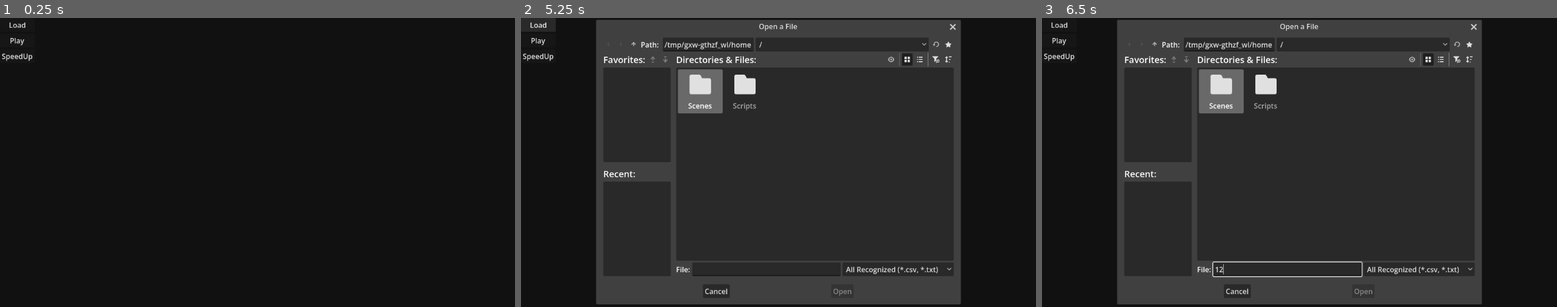
Above: before the commit, frames 1-3 (left to right).
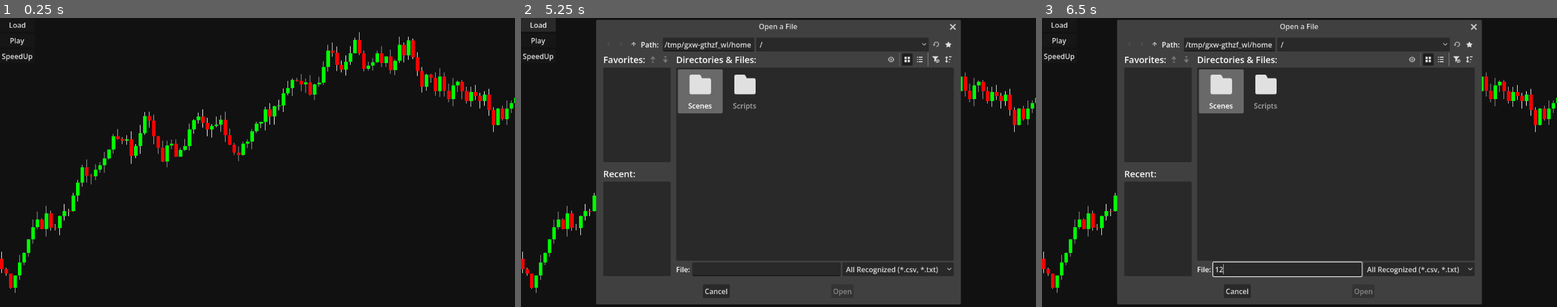
Above: after the commit, the same moments.

Repository: Bupalaoye/SuperTrader
Game: Godot game, scene res://Scenes/MainScene.tscn
The game is run twice, just before and just after one commit, with the same random seed, the same clock (stepped at 60 frames per second) and the same inputs.
Inputs (mouse positions are in pixels of both pictures, inside the frame that each line leads up to):
- Up to frame 1 (0.25 s): no input
- Up to frame 2 (5.25 s): click "Play" at 0.5 s; click "Play" at 1.25 s; click "SpeedUp" at 2 s; click "SpeedUp" at 2.75 s; click "Play" at 3.5 s; click "SpeedUp" at 4.25 s; click "Load" at 5 s
- Up to frame 3 (6.5 s): click (1289, 269) at 5.77 s; type "12" at 5.85 s

The runs differ from the first frame. In frame 1, 3.4% of the frame differs, in the area x 0-100%, y 4-96%; in frame 2, 1.1%; in frame 3, 1.1%.

Commit message:
add cross hair

Diff:
--- a/Scenes/MainScene.tscn
+++ b/Scenes/MainScene.tscn
@@ -2,6 +2,7 @@
 
 [ext_resource type="Script" uid="uid://bvrqqkrsakca8" path="res://Scripts/KLineChart.gd" id="1_hpc76"]
 [ext_resource type="Script" uid="uid://cqi6nn2gngrpy" path="res://Scripts/GameController.gd" id="1_tr2i4"]
+[ext_resource type="Script" uid="uid://dcaj4luvcf85b" path="res://Scripts/CrosshairOverlay.gd" id="3_nhkr4"]
 
 [node name="StatsStation" type="Control" unique_id=99667446]
 layout_mode = 3
@@ -23,6 +24,16 @@
 grow_horizontal = 2
 grow_vertical = 2
 script = ExtResource("1_hpc76")
+
+[node name="CrosshairOverlay" type="Control" parent="KLineChart" unique_id=1113313176]
+layout_mode = 1
+anchors_preset = 15
+anchor_right = 1.0
+anchor_bottom = 1.0
+grow_horizontal = 2
+grow_vertical = 2
+mouse_filter = 2
+script = ExtResource("3_nhkr4")
 
 [node name="FileDialog" type="FileDialog" parent="." unique_id=417778728]
 unique_name_in_owner = true
--- /dev/null
+++ b/Scripts/CrosshairOverlay.gd
@@ -0,0 +1,43 @@
+extends Control
+class_name CrosshairOverlay
+
+# --- 内部状态 ---
+var _mouse_pos: Vector2 = Vector2.ZERO
+var _is_active: bool = false
+
+func _ready():
+	# 关键设置：忽略鼠标事件，让事件穿透到底下的 KLineChart
+	mouse_filter = MouseFilter.MOUSE_FILTER_IGNORE
+
+func _draw():
+	# 如果没激活，什么都不画
+	if not _is_active:
+		return
+
+	var rect = get_rect()
+
+	# 定义十字线颜色 (仿 MT4 灰色虚线风格，用实线代替即可，性能更好)
+	var line_color = Color(0.6, 0.6, 0.6, 0.8)
+	var line_width = 1.0
+
+	# 1. 绘制垂直线 (时间轴)
+	# 从顶部到底部，X坐标不变
+	draw_line(Vector2(_mouse_pos.x, 0), Vector2(_mouse_pos.x, rect.size.y), line_color, line_width)
+
+	# 2. 绘制水平线 (价格轴)
+	# 从左侧到右侧，Y坐标不变
+	draw_line(Vector2(0, _mouse_pos.y), Vector2(rect.size.x, _mouse_pos.y), line_color, line_width)
+
+# --- 外部调用接口 ---
+
+# 更新光标位置并重绘
+# 注意：这里只负责接收像素坐标，不负责计算价格/时间（那是第二阶段的事）
+func update_crosshair(mouse_pixel_pos: Vector2):
+	_mouse_pos = mouse_pixel_pos
+	queue_redraw() # 只重绘这一层，不影响 K 线
+
+# 设置显隐状态
+func set_active(active: bool):
+	_is_active = active
+	visible = active # 这一层平时可以直接隐藏
+	queue_redraw()
--- a/Scripts/KLineChart.gd
+++ b/Scripts/KLineChart.gd
@@ -1,14 +1,25 @@
 extends Control
 class_name KLineChart
+
+# --- 状态机定义 (第一阶段核心) ---
+enum Mode {
+	NONE,       # 默认状态
+	DRAG_VIEW,  # 拖拽视图平移
+	CROSSHAIR,  # 十字光标模式
+	MEASURE     # 量尺测量模式
+}
 
 # --- 配置参数 ---
 @export_group("Visual Settings")
 @export var candle_width: float = 8.0
 @export var spacing: float = 2.0
-@export var bull_color: Color = Color.hex(0x00FF00FF) # 涨 (绿)
-@export var bear_color: Color = Color.hex(0xFF0000FF) # 跌 (红)
+@export var bull_color: Color = Color.hex(0x00FF00FF)
+@export var bear_color: Color = Color.hex(0xFF0000FF)
 @export var wick_color: Color = Color.WHITE
 @export var bg_color: Color = Color.hex(0x111111FF)
+
+# --- 节点引用 ---
+var _overlay: CrosshairOverlay # 引用子节点
 
 # --- 数据存储 ---
 var _all_candles: Array = []
@@ -21,155 +32,185 @@
 var _price_range: float = 1.0
 
 # --- 交互状态 ---
-var _is_dragging: bool = false
+var _current_mode: Mode = Mode.NONE # 单源真理
 var _drag_start_x: float = 0.0
 var _drag_start_index: int = 0
+var _zoom_speed: float = 1.0
 
 func _ready():
-	_end_index = -1
+	# 1. 初始化覆盖层 (架构分层)
+	_setup_overlay()
+
+	# 2. 初始化数据
+	_generate_test_data()
+	_end_index = _all_candles.size() - 1
+
+# 动态创建 Overlay 节点，确保“分层”架构落地
+func _setup_overlay():
+	_overlay = CrosshairOverlay.new()
+	_overlay.name = "CrosshairOverlay"
+	# 让覆盖层撑满整个图表
+	_overlay.layout_mode = 1 # Anchors Preset: Full Rect
+	_overlay.set_anchors_preset(Control.PRESET_FULL_RECT)
+	add_child(_overlay)
+	# 初始状态设为关闭
+	_overlay.set_active(false)
 
 func _draw():
-	# 1. 绘制背景
 	draw_rect(Rect2(Vector2.ZERO, size), bg_color)
 
 	if _all_candles.is_empty():
 		return
 
-	# --- 性能优化第一步：预计算布局参数 ---
-	var chart_height = size.y
+	# [保留原有的绘制逻辑不变]
 	var chart_width = size.x
 	var candle_full_width = candle_width + spacing
-
-	# 限制最小宽度，防止缩放过小导致一次绘制几万根而卡死
-	if candle_full_width < 1.0: candle_full_width = 1.0
-
-	_visible_count = ceili(chart_width / candle_full_width) + 1
+	_visible_count = ceili(chart_width / candle_full_width)
 	var start_index = max(0, _end_index - _visible_count)
 	var count = _end_index - start_index
-
 	if count <= 0: return
 
-	# 计算价格边界
 	_calculate_price_bounds(start_index, _end_index)
 
-	# --- 性能优化第二步：内联数学计算系数 ---
-	# 避免在循环里做除法，改为乘法 (乘法比除法快)
-	# Pre-calculate calculation constants
-	var price_range_inv = 0.0
-	if _price_range > 0.0000001:
-		price_range_inv = 1.0 / _price_range
-
-	var padding_top = chart_height * 0.05
-	var render_height = chart_height * 0.9
-	var min_p = _min_visible_price
-
-	# --- 性能优化第三步：准备批量绘制数组 ---
-	# 使用 PackedVector2Array 比普通 Array 快得多
-	var wick_lines = PackedVector2Array()
-	# 虽然 Godot 没有 draw_rects (复数)，但我们至少可以把影线合并
-
-	# 循环
 	for i in range(count):
-		# 从左到右绘制，为了对齐 MT4，这里假设 end_index 是屏幕最右侧
-		# 计算逻辑：index 越小越左
-		# right_offset 是相对于屏幕右边缘的偏移量
-		var data_idx = _end_index - i
-		if data_idx < 0: break
-
+		var data_idx = start_index + i
 		var candle = _all_candles[data_idx]
-
-		# X 坐标：从右向左画
-		# 屏幕宽度 - (当前第几根 * 宽度) - 半个宽度修正
-		var x_pos = chart_width - (i * candle_full_width) - (candle_width * 0.5)
-
-		if x_pos < -candle_width: break # 超出左边界提前退出
-
-		# --- 内联 Y 轴映射逻辑 (Inlining) ---
-		# 原来的函数调用 _map_price_to_y 删除了
-		var o = candle.o
-		var c = candle.c
-		var h = candle.h
-		var l = candle.l
-
-		# 公式: y = padding + (1.0 - (price - min) * range_inv) * height
-		# 简化: y = padding + height - (price - min) * range_inv * height
-		# 提取常量 scale = range_inv * height
-		var val_scale = price_range_inv * render_height
-		var base_y = padding_top + render_height
-
-		var y_open = base_y - (o - min_p) * val_scale
-		var y_close = base_y - (c - min_p) * val_scale
-		var y_high = base_y - (h - min_p) * val_scale
-		var y_low = base_y - (l - min_p) * val_scale
-
-		# --- 收集影线数据 ---
-		wick_lines.append(Vector2(x_pos, y_high))
-		wick_lines.append(Vector2(x_pos, y_low))
-
-		# --- 立即绘制实体 (无法批量，除非用 Mesh，但这步通常够快了) ---
-		var is_bull = c >= o
-		var rect_color = bull_color if is_bull else bear_color
+		var x_pos = i * candle_full_width
+
+		var y_open = _map_price_to_y(candle.o)
+		var y_close = _map_price_to_y(candle.c)
+		var y_high = _map_price_to_y(candle.h)
+		var y_low = _map_price_to_y(candle.l)
+
+		var is_bull = candle.c >= candle.o
+		var color = bull_color if is_bull else bear_color
+
+		var center_x = x_pos + candle_width / 2
+		draw_line(Vector2(center_x, y_high), Vector2(center_x, y_low), wick_color, 1.0)
 
 		var rect_top = min(y_open, y_close)
-		var rect_h = abs(y_close - y_open)
-		if rect_h < 1.0: rect_h = 1.0
-
-		# 注意 draw_rect 用的是左上角坐标，x_pos 是中心，所以要偏一下
-		draw_rect(Rect2(x_pos - candle_width/2.0, rect_top, candle_width, rect_h), rect_color)
-
-	# --- 性能优化第四步：一次性绘制所有影线 ---
-	# 这将几百次 draw_line 压缩为 1 次底层 API 调用
-	if wick_lines.size() > 0:
-		draw_multiline(wick_lines, wick_color, 1.0)
-
-# --- 辅助逻辑保持不变 ---
-
-func _calculate_price_bounds(start_idx: int, end_idx: int):
-	# 重置极值
-	_min_visible_price = INF
-	_max_visible_price = -INF
-
-	# 这里增加一个步长保护，防止数据量过大时循环太久
-	# 虽然通常可视区域只有几百根，但为了安全
-	start_idx = clamp(start_idx, 0, _all_candles.size() - 1)
-	end_idx = clamp(end_idx, 0, _all_candles.size() - 1)
-
-	if start_idx > end_idx: return
-
-	# 简单的循环寻找极值 (对于几百个元素，这比 Array.max() 快，因为只遍历部分)
-	for i in range(start_idx, end_idx + 1):
-		var c = _all_candles[i]
-		if c.l < _min_visible_price: _min_visible_price = c.l
-		if c.h > _max_visible_price: _max_visible_price = c.h
-
-	_price_range = _max_visible_price - _min_visible_price
-	if _price_range == 0: _price_range = 1.0
-
-# --- 交互逻辑保持基本一致 ---
-
+		var rect_height = abs(y_close - y_open)
+		if rect_height < 1.0: rect_height = 1.0
+		draw_rect(Rect2(x_pos, rect_top, candle_width, rect_height), color)
+
+# --- 核心交互重构 (Input Handling Refactor) ---
+# 这是解决所有交互问题的关键函数
 func _gui_input(event):
+
+	# 1. 鼠标按键事件
 	if event is InputEventMouseButton:
+
+		# --- A. 中键：切换十字光标模式 ---
+		if event.button_index == MOUSE_BUTTON_MIDDLE and event.pressed:
+			print("中键点击：切换模式") # Debug Log
+			_toggle_crosshair_mode()
+			accept_event() # 消费事件，不再传递
+			return
+
+		# --- B. 滚轮：缩放 (全局有效) ---
 		if event.button_index == MOUSE_BUTTON_WHEEL_UP:
 			_zoom_chart(1.1)
+			accept_event()
 		elif event.button_index == MOUSE_BUTTON_WHEEL_DOWN:
 			_zoom_chart(0.9)
-		if event.button_index == MOUSE_BUTTON_LEFT:
+			accept_event()
+
+		# --- C. 左键：根据当前模式分发逻辑 ---
+		elif event.button_index == MOUSE_BUTTON_LEFT:
 			if event.pressed:
-				_is_dragging = true
-				_drag_start_x = event.position.x
-				_drag_start_index = _end_index
+				# 按下逻辑
+				match _current_mode:
+					Mode.NONE:
+						_start_drag(event.position.x)
+					Mode.CROSSHAIR:
+						_start_measure(event.position)
 			else:
-				_is_dragging = false
-
-	if event is InputEventMouseMotion and _is_dragging:
-		var delta_x = event.position.x - _drag_start_x
-		var candle_full_width = candle_width + spacing
-		var move_count = int(delta_x / candle_full_width)
-
-		# 修正: 拖拽方向
-		_end_index = _drag_start_index + move_count
-		_clamp_view()
-		queue_redraw()
+				# 松开逻辑
+				match _current_mode:
+					Mode.DRAG_VIEW:
+						_stop_drag()
+					Mode.MEASURE:
+						_stop_measure()
+
+	# 2. 鼠标移动事件
+	elif event is InputEventMouseMotion:
+		match _current_mode:
+			Mode.DRAG_VIEW:
+				_process_drag(event.position.x)
+
+			Mode.CROSSHAIR, Mode.MEASURE:
+				# 十字模式下，直接通知子节点更新位置
+				# 注意：这里没有调用 KLineChart 的 queue_redraw()，性能极大提升
+				if _overlay:
+					_overlay.update_crosshair(event.position)
+
+				# 如果是量尺模式，以后这里还要更新量尺终点数据
+
+# --- 状态管理方法 ---
+
+func _toggle_crosshair_mode():
+	if _current_mode == Mode.CROSSHAIR or _current_mode == Mode.MEASURE:
+		# 退出十字模式，回到普通模式
+		_current_mode = Mode.NONE
+		Input.mouse_mode = Input.MOUSE_MODE_VISIBLE # 显示系统鼠标
+		if _overlay: _overlay.set_active(false)
+	else:
+		# 进入十字模式
+		_current_mode = Mode.CROSSHAIR
+		# 仿MT4：通常十字模式下系统鼠标最好保留，或者隐藏换成自定义样式的
+		# 为了测试方便，暂时不隐藏系统鼠标，如果想隐藏这一行取消注释：
+		# Input.mouse_mode = Input.MOUSE_MODE_HIDDEN
+		if _overlay:
+			_overlay.set_active(true)
+			# 立即更新一次位置，防止光标闪现到 (0,0)
+			_overlay.update_crosshair(get_local_mouse_position())
+
+func _start_drag(mouse_x: float):
+	_current_mode = Mode.DRAG_VIEW
+	_drag_start_x = mouse_x
+	_drag_start_index = _end_index
+
+func _stop_drag():
+	if _current_mode == Mode.DRAG_VIEW:
+		_current_mode = Mode.NONE
+
+func _process_drag(mouse_x: float):
+	var delta_x = mouse_x - _drag_start_x
+	var candle_full_width = candle_width + spacing
+	var move_count = int(delta_x / candle_full_width)
+	_end_index = _drag_start_index - move_count
+	_clamp_view()
+	queue_redraw()
+
+# 量尺暂未实现具体绘制（第二/三阶段内容），先搭好状态切换
+func _start_measure(pos: Vector2):
+	_current_mode = Mode.MEASURE
+	print("开始测量 (Phase 3 待实现)")
+
+func _stop_measure():
+	# 松手后回到十字模式
+	_current_mode = Mode.CROSSHAIR
+	print("结束测量")
+
+# --- 辅助函数保持不变 ---
+func _map_price_to_y(price: float) -> float:
+	if _price_range == 0: return size.y / 2
+	var ratio = (price - _min_visible_price) / _price_range
+	var padding = size.y * 0.05
+	var render_height = size.y * 0.9
+	return padding + (1.0 - ratio) * render_height
+
+func _calculate_price_bounds(start_idx: int, end_idx: int):
+	var min_p = 99999999.0
+	var max_p = -99999999.0
+	for i in range(start_idx, end_idx + 1):
+		if i >= _all_candles.size(): break
+		var c = _all_candles[i]
+		if c.l < min_p: min_p = c.l
+		if c.h > max_p: max_p = c.h
+	_min_visible_price = min_p
+	_max_visible_price = max_p
+	_price_range = max_p - min_p
 
 func _zoom_chart(factor: float):
 	candle_width *= factor
@@ -179,8 +220,6 @@
 func _clamp_view():
 	_end_index = clamp(_end_index, 0, _all_candles.size() - 1)
 
-# --- 公开接口 ---
-
 func set_history_data(data: Array):
 	_all_candles = data
 	_end_index = data.size() - 1
@@ -188,11 +227,22 @@
 
 func append_candle(data: Dictionary):
 	_all_candles.append(data)
-	if _end_index >= _all_candles.size() - 2:
-		_end_index = _all_candles.size() - 1
+	if _end_index == _all_candles.size() - 2:
+		_end_index += 1
 	queue_redraw()
 
 func jump_to_index(idx: int):
 	_end_index = idx
 	_clamp_view()
 	queue_redraw()
+
+func _generate_test_data():
+	var price = 100.0
+	for i in range(2000):
+		var change = randf_range(-2.0, 2.0)
+		var o = price
+		var c = price + change
+		var h = max(o, c) + randf_range(0.0, 1.0)
+		var l = min(o, c) - randf_range(0.0, 1.0)
+		_all_candles.append({"t": str(i), "o": o, "h": h, "l": l, "c": c})
+		price = c
Not shown, added: Scripts/CrosshairOverlay.gd.uid
Not shown, changed: merge_gd.py
